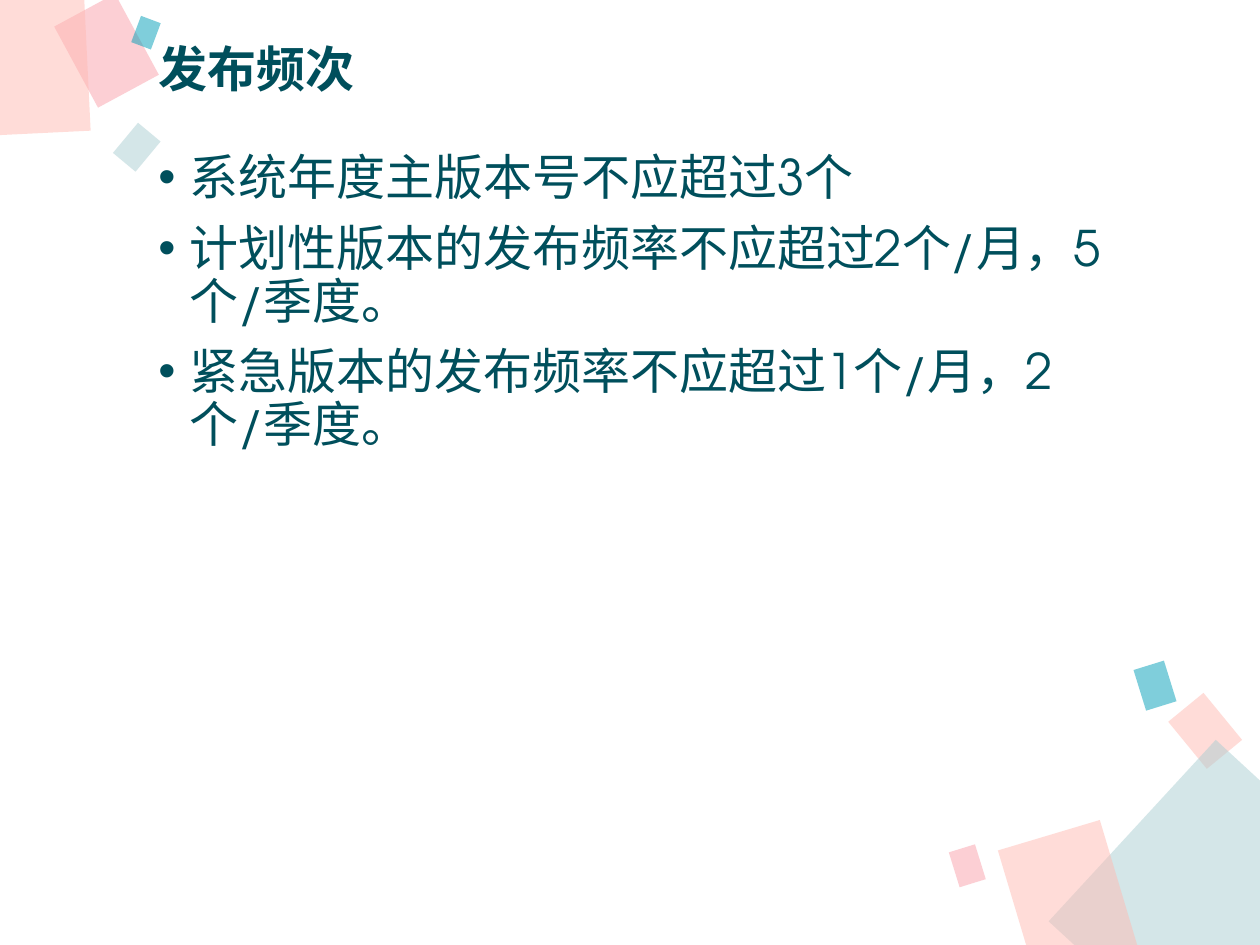
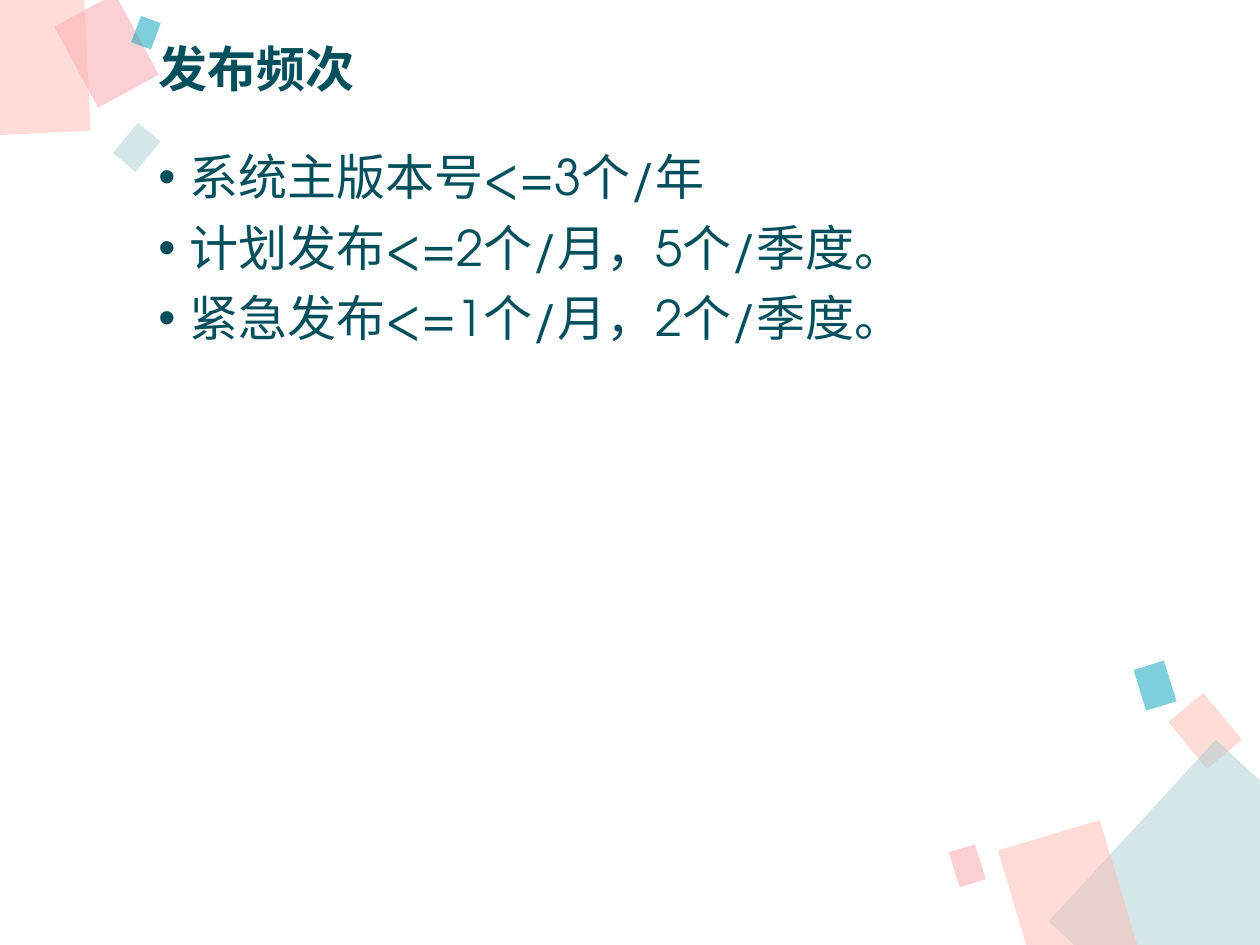
Before and after one commit to xianmomo/demo, a slide deck: slide 9 of 新员工入职指引/信息技术部版本构建及发布过程.pptx. Drawn at 1260x945 pixels with LibreOffice and Linux fonts; fonts in the diff are those of the drawing. Boxes give left, top, right and bottom in pixels: in the first picture for what was removed or moved away, otherwise in the second. Text is boxed around its words. In the diff, an @@ line names an element or a change of style, - is before the commit and + after.

```diff
--- a/新员工入职指引/信息技术部版本构建及发布过程.pptx
+++ b/新员工入职指引/信息技术部版本构建及发布过程.pptx
@@ text at [190, 153, 904, 344]: text changed @@
-• 系统年度主版本号不应超过3个
-• 计划性版本的发布频率不应超过2个/月，5个/季度。
-• 紧急版本的发布频率不应超过1个/月，2个/季度。
+• 系统主版本号<=3个/年
+• 计划发布<=2个/月，5个/季度。
+• 紧急发布<=1个/月，2个/季度。
```
Also in this commit, not shown: 4 other slides changed, 2 other files.
